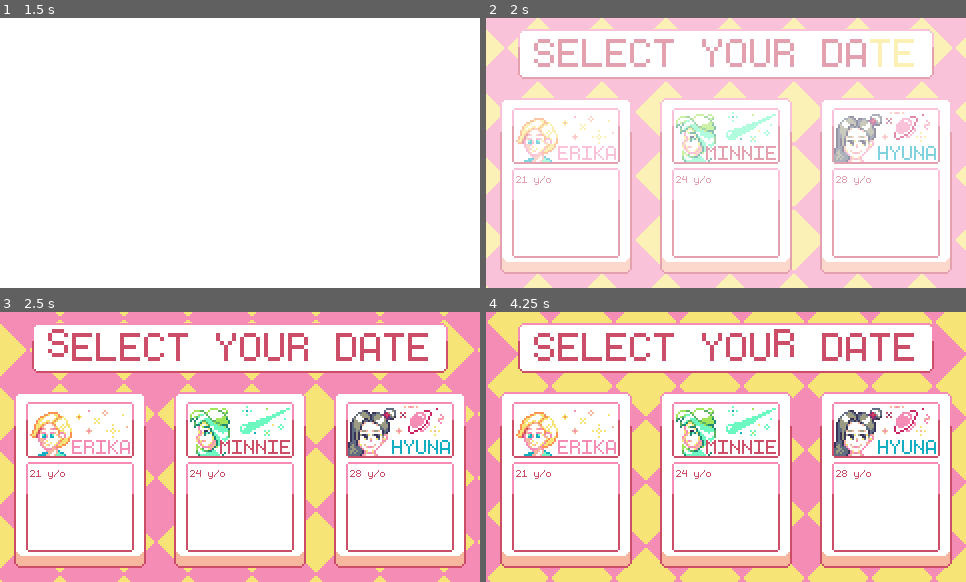
Above: before the commit, frames 1-4 (two rows, left to right).
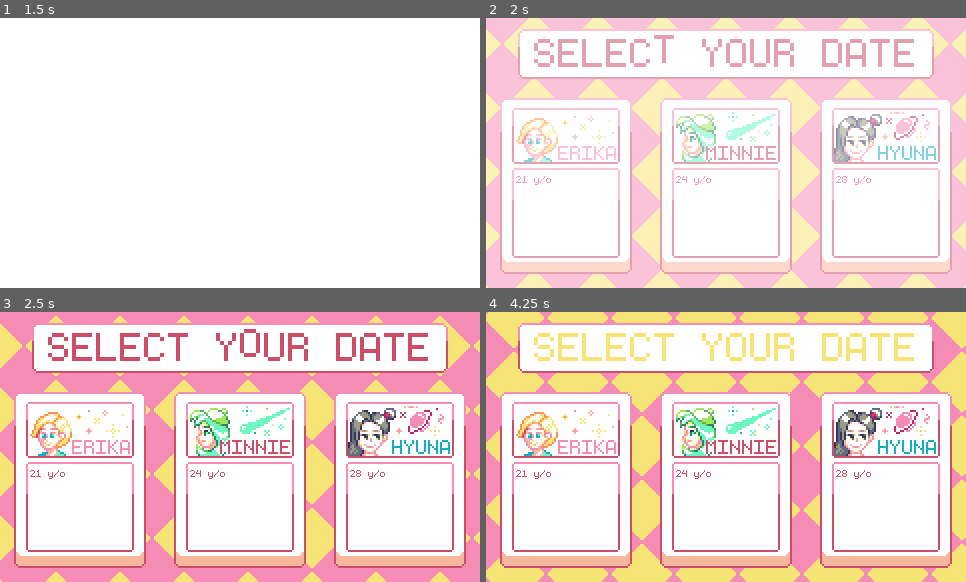
Above: after the commit, the same moments.

Repository: MaiGamesDev/PixelMate
Game: Godot game, scene res://Source/Main/StartMenu.tscn
Same seed, same stepped clock (60 frames per second), same inputs: the game is played once before the commit and once after it.
Inputs:
- Up to frame 1 (1.5 s): tap Enter (ui_accept) at 0.5, 0.77 s
- Up to frame 2 (2 s): tap Enter (ui_accept) at 1.52 s
- Up to frame 3 (2.5 s): click "21 y/o" at 2 s
- Up to frame 4 (4.25 s): click "24 y/o" at 2.75 s; click "28 y/o" at 3.5 s

Frame 1 is identical in both runs. In frame 2, 4.2% of the frame differs, in the area x 0-100%, y 0-100%; in frame 3, 4.0%; in frame 4, 6.4%.

Commit message:
texture button's "released" texture

Diff:
--- a/PM/Source/Chat/ChatRoom.tscn
+++ b/PM/Source/Chat/ChatRoom.tscn
@@ -14,6 +14,9 @@
 [ext_resource path="res://Art/Lucky/Chat Room Assets/SpeechBubble3.png" type="Texture" id=12]
 [ext_resource path="res://Art/Lucky/Chat Room Assets/SpeechBubble Opponent-export.png" type="Texture" id=13]
 [ext_resource path="res://Art/Lucky/Chat Room Assets/AffectionMeter_empty.png" type="Texture" id=14]
+[ext_resource path="res://Art/Lucky/Chat Room Assets/optionButton3.png" type="Texture" id=15]
+[ext_resource path="res://Art/Lucky/Chat Room Assets/DateButton3.png" type="Texture" id=16]
+[ext_resource path="res://Source/Main/Button.gd" type="Script" id=17]
 
 [sub_resource type="AtlasTexture" id=2]
 atlas = ExtResource( 10 )
@@ -127,7 +130,7 @@
 position = Vector2( 325, 84 )
 frames = SubResource( 12 )
 animation = "typing"
-frame = 1
+frame = 2
 playing = true
 
 [node name="GirlPortrait" type="AnimatedSprite" parent="."]
@@ -142,9 +145,11 @@
 margin_bottom = 268.0
 texture_normal = ExtResource( 4 )
 texture_pressed = ExtResource( 9 )
+script = ExtResource( 17 )
 __meta__ = {
 "_edit_use_anchors_": false
 }
+released_texture = ExtResource( 15 )
 
 [node name="AffectionMeter" type="TextureRect" parent="."]
 margin_right = 40.0
@@ -170,6 +175,8 @@
 margin_bottom = 251.0
 texture_normal = ExtResource( 3 )
 texture_pressed = ExtResource( 7 )
+script = ExtResource( 17 )
 __meta__ = {
 "_edit_use_anchors_": false
 }
+released_texture = ExtResource( 16 )
--- a/PM/Source/Main/Button.gd
+++ b/PM/Source/Main/Button.gd
@@ -1,16 +1,40 @@
 extends TextureButton
 
 export(float) var pressed_space = 10
+export(Texture) var released_texture
 var texture_origin_y = 0
+var label_origin_y = 0
 
 func _ready():
-	texture_origin_y = $Texture.rect_position.y
+	if $Texture != null:
+		texture_origin_y = $Texture.rect_position.y
+	if $Label != null:
+		label_origin_y = $Label.rect_position.y
 
 	connect("button_down",self,"_on_button_down")
 	connect("button_up",self,"_on_button_up")
 
 func _on_button_down():
-	$Texture.rect_position.y = texture_origin_y + pressed_space
+	if $Texture != null:
+		$Texture.rect_position.y = texture_origin_y + pressed_space
+	if $Label != null:
+		$Label.rect_position.y = label_origin_y + pressed_space
 
 func _on_button_up():
-	$Texture.rect_position.y = texture_origin_y
+	if released_texture != null:
+		self_modulate.a = 0
+		var texture = Sprite.new()
+		texture.texture = released_texture
+		texture.centered = false
+		texture.show_behind_parent = true
+		add_child(texture)
+
+		yield(get_tree().create_timer(0.15),"timeout")
+
+		self_modulate.a = 100
+		texture.queue_free()
+
+	if $Texture != null:
+		$Texture.rect_position.y = texture_origin_y
+	if $Label != null:
+		$Label.rect_position.y = label_origin_y
--- a/PM/Source/Main/LevelSelect.tscn
+++ b/PM/Source/Main/LevelSelect.tscn
@@ -10,6 +10,7 @@
 [ext_resource path="res://Art/Lucky/Level Select Assets/DataCard3.png" type="Texture" id=8]
 [ext_resource path="res://Source/Main/LevelSelect.gd" type="Script" id=9]
 [ext_resource path="res://Resource/Font/monogram.ttf" type="DynamicFontData" id=10]
+[ext_resource path="res://Art/Lucky/Level Select Assets/DataCard2.png" type="Texture" id=11]
 
 [sub_resource type="AtlasTexture" id=1]
 atlas = ExtResource( 4 )
@@ -178,7 +179,7 @@
 [sub_resource type="Animation" id=41]
 resource_name = "fadein"
 tracks/0/type = "value"
-tracks/0/path = NodePath("UILayer/FadeInEffect:visible")
+tracks/0/path = NodePath("FadeInEffect:visible")
 tracks/0/interp = 1
 tracks/0/loop_wrap = true
 tracks/0/imported = false
@@ -190,7 +191,7 @@
 "values": [ true ]
 }
 tracks/1/type = "value"
-tracks/1/path = NodePath("UILayer/FadeInEffect:modulate")
+tracks/1/path = NodePath("FadeInEffect:modulate")
 tracks/1/interp = 1
 tracks/1/loop_wrap = true
 tracks/1/imported = false
@@ -210,30 +211,20 @@
 
 [node name="BackGround" type="AnimatedSprite" parent="."]
 frames = SubResource( 17 )
-frame = 14
+frame = 13
 playing = true
 centered = false
 
 [node name="SelectTitle" type="AnimatedSprite" parent="."]
 position = Vector2( 240, 36 )
 frames = SubResource( 39 )
-frame = 2
+frame = 9
 playing = true
 
 [node name="AnimationPlayer" type="AnimationPlayer" parent="."]
 anims/fadein = SubResource( 41 )
 
-[node name="UILayer" type="CanvasLayer" parent="."]
-
-[node name="UI" type="Control" parent="UILayer"]
-margin_right = 40.0
-margin_bottom = 40.0
-mouse_filter = 2
-__meta__ = {
-"_edit_use_anchors_": false
-}
-
-[node name="VBoxContainer" type="VBoxContainer" parent="UILayer/UI"]
+[node name="VBoxContainer" type="VBoxContainer" parent="."]
 margin_right = 480.0
 margin_bottom = 270.0
 mouse_filter = 2
@@ -241,13 +232,13 @@
 "_edit_use_anchors_": false
 }
 
-[node name="Control" type="Control" parent="UILayer/UI/VBoxContainer"]
+[node name="Control" type="Control" parent="VBoxContainer"]
 margin_right = 480.0
 margin_bottom = 76.0
 size_flags_horizontal = 3
 size_flags_vertical = 3
 
-[node name="Button" type="HBoxContainer" parent="UILayer/UI/VBoxContainer"]
+[node name="Button" type="HBoxContainer" parent="VBoxContainer"]
 margin_top = 80.0
 margin_right = 480.0
 margin_bottom = 256.0
@@ -256,7 +247,7 @@
 "_edit_use_anchors_": false
 }
 
-[node name="Erika" type="TextureButton" parent="UILayer/UI/VBoxContainer/Button"]
+[node name="Erika" type="TextureButton" parent="VBoxContainer/Button"]
 margin_left = 14.0
 margin_right = 146.0
 margin_bottom = 176.0
@@ -266,8 +257,9 @@
 __meta__ = {
 "_edit_use_anchors_": false
 }
-
-[node name="Texture" type="TextureRect" parent="UILayer/UI/VBoxContainer/Button/Erika"]
+released_texture = ExtResource( 11 )
+
+[node name="Texture" type="TextureRect" parent="VBoxContainer/Button/Erika"]
 margin_left = 12.0
 margin_top = 10.0
 margin_right = 120.0
@@ -277,7 +269,7 @@
 "_edit_use_anchors_": false
 }
 
-[node name="Label" type="Label" parent="UILayer/UI/VBoxContainer/Button/Erika"]
+[node name="Label" type="Label" parent="VBoxContainer/Button/Erika"]
 margin_left = 16.0
 margin_top = 74.0
 margin_right = 116.0
@@ -289,13 +281,13 @@
 "_edit_use_anchors_": false
 }
 
-[node name="Control" type="Control" parent="UILayer/UI/VBoxContainer/Button"]
+[node name="Control" type="Control" parent="VBoxContainer/Button"]
 margin_left = 150.0
 margin_right = 170.0
 margin_bottom = 176.0
 rect_min_size = Vector2( 20, 0 )
 
-[node name="Minnie" type="TextureButton" parent="UILayer/UI/VBoxContainer/Button"]
+[node name="Minnie" type="TextureButton" parent="VBoxContainer/Button"]
 margin_left = 174.0
 margin_right = 306.0
 margin_bottom = 176.0
@@ -305,8 +297,9 @@
 __meta__ = {
 "_edit_use_anchors_": false
 }
-
-[node name="Texture" type="TextureRect" parent="UILayer/UI/VBoxContainer/Button/Minnie"]
+released_texture = ExtResource( 11 )
+
+[node name="Texture" type="TextureRect" parent="VBoxContainer/Button/Minnie"]
 margin_left = 12.0
 margin_top = 10.0
 margin_right = 120.0
@@ -316,7 +309,7 @@
 "_edit_use_anchors_": false
 }
 
-[node name="Label" type="Label" parent="UILayer/UI/VBoxContainer/Button/Minnie"]
+[node name="Label" type="Label" parent="VBoxContainer/Button/Minnie"]
 margin_left = 16.0
 margin_top = 74.0
 margin_right = 116.0
@@ -328,13 +321,13 @@
 "_edit_use_anchors_": false
 }
 
-[node name="Control2" type="Control" parent="UILayer/UI/VBoxContainer/Button"]
+[node name="Control2" type="Control" parent="VBoxContainer/Button"]
 margin_left = 310.0
 margin_right = 330.0
 margin_bottom = 176.0
 rect_min_size = Vector2( 20, 0 )
 
-[node name="Hyuna" type="TextureButton" parent="UILayer/UI/VBoxContainer/Button"]
+[node name="Hyuna" type="TextureButton" parent="VBoxContainer/Button"]
 margin_left = 334.0
 margin_right = 466.0
 margin_bottom = 176.0
@@ -344,8 +337,9 @@
 __meta__ = {
 "_edit_use_anchors_": false
 }
-
-[node name="Texture" type="TextureRect" parent="UILayer/UI/VBoxContainer/Button/Hyuna"]
+released_texture = ExtResource( 11 )
+
+[node name="Texture" type="TextureRect" parent="VBoxContainer/Button/Hyuna"]
 margin_left = 12.0
 margin_top = 10.0
 margin_right = 120.0
@@ -355,7 +349,7 @@
 "_edit_use_anchors_": false
 }
 
-[node name="Label" type="Label" parent="UILayer/UI/VBoxContainer/Button/Hyuna"]
+[node name="Label" type="Label" parent="VBoxContainer/Button/Hyuna"]
 margin_left = 16.0
 margin_top = 74.0
 margin_right = 116.0
@@ -367,13 +361,14 @@
 "_edit_use_anchors_": false
 }
 
-[node name="Control2" type="Control" parent="UILayer/UI/VBoxContainer"]
+[node name="Control2" type="Control" parent="VBoxContainer"]
 margin_top = 260.0
 margin_right = 480.0
 margin_bottom = 270.0
 rect_min_size = Vector2( 0, 10 )
 
-[node name="FadeInEffect" type="ColorRect" parent="UILayer"]
+[node name="FadeInEffect" type="ColorRect" parent="."]
+visible = false
 margin_right = 480.0
 margin_bottom = 270.0
 mouse_filter = 2
@@ -381,6 +376,6 @@
 "_edit_use_anchors_": false
 }
 
-[connection signal="pressed" from="UILayer/UI/VBoxContainer/Button/Erika" to="." method="_on_Erika_pressed"]
-[connection signal="pressed" from="UILayer/UI/VBoxContainer/Button/Minnie" to="." method="_on_Minnie_pressed"]
-[connection signal="pressed" from="UILayer/UI/VBoxContainer/Button/Hyuna" to="." method="_on_Hyuna_pressed"]
+[connection signal="pressed" from="VBoxContainer/Button/Erika" to="." method="_on_Erika_pressed"]
+[connection signal="pressed" from="VBoxContainer/Button/Minnie" to="." method="_on_Minnie_pressed"]
+[connection signal="pressed" from="VBoxContainer/Button/Hyuna" to="." method="_on_Hyuna_pressed"]
--- a/PM/Source/Main/MainMenu.tscn
+++ b/PM/Source/Main/MainMenu.tscn
@@ -1,10 +1,14 @@
-[gd_scene load_steps=8 format=2]
+[gd_scene load_steps=12 format=2]
 
 [ext_resource path="res://Source/Main/MainMenu.gd" type="Script" id=1]
 [ext_resource path="res://Art/setting.png" type="Texture" id=2]
 [ext_resource path="res://Art/start.png" type="Texture" id=3]
 [ext_resource path="res://Art/about.png" type="Texture" id=4]
 [ext_resource path="res://Resource/Font/monogram.ttf" type="DynamicFontData" id=5]
+[ext_resource path="res://Art/Lucky/Home Scene Assets/PixelMate Button-export.png" type="Texture" id=6]
+[ext_resource path="res://Art/Lucky/Home Scene Assets/Home Scene Background.png" type="Texture" id=7]
+[ext_resource path="res://Art/Lucky/Home Scene Assets/Click Icon Text 2x-export.png" type="Texture" id=8]
+[ext_resource path="res://Art/Lucky/Home Scene Assets/Setting Button-export.png" type="Texture" id=9]
 
 [sub_resource type="DynamicFont" id=1]
 size = 64
@@ -17,23 +21,30 @@
 [node name="MainMenu" type="Node"]
 script = ExtResource( 1 )
 
-[node name="UI" type="CanvasLayer" parent="."]
+[node name="ClickIconText2x-export" type="Sprite" parent="."]
+position = Vector2( 116, -42 )
+texture = ExtResource( 8 )
 
-[node name="UI" type="Control" parent="UI"]
-margin_right = 40.0
-margin_bottom = 40.0
-__meta__ = {
-"_edit_use_anchors_": false
-}
+[node name="HomeSceneBackground" type="Sprite" parent="."]
+texture = ExtResource( 7 )
+centered = false
 
-[node name="VBoxContainer" type="VBoxContainer" parent="UI/UI"]
+[node name="PixelMateButton-export" type="Sprite" parent="."]
+position = Vector2( -76, 211 )
+texture = ExtResource( 6 )
+
+[node name="SettingButton-export" type="Sprite" parent="."]
+position = Vector2( 78, 373 )
+texture = ExtResource( 9 )
+
+[node name="VBoxContainer" type="VBoxContainer" parent="."]
 margin_right = 480.0
 margin_bottom = 270.0
 __meta__ = {
 "_edit_use_anchors_": false
 }
 
-[node name="Title" type="CenterContainer" parent="UI/UI/VBoxContainer"]
+[node name="Title" type="CenterContainer" parent="VBoxContainer"]
 margin_right = 480.0
 margin_bottom = 118.0
 size_flags_vertical = 3
@@ -41,7 +52,7 @@
 "_edit_use_anchors_": false
 }
 
-[node name="Label" type="Label" parent="UI/UI/VBoxContainer/Title"]
+[node name="Label" type="Label" parent="VBoxContainer/Title"]
 margin_left = 120.0
 margin_top = 33.0
 margin_right = 360.0
@@ -52,13 +63,13 @@
 "_edit_use_anchors_": false
 }
 
-[node name="Control" type="Control" parent="UI/UI/VBoxContainer"]
+[node name="Control" type="Control" parent="VBoxContainer"]
 margin_top = 122.0
 margin_right = 480.0
 margin_bottom = 172.0
 rect_min_size = Vector2( 0, 50 )
 
-[node name="HBoxContainer" type="HBoxContainer" parent="UI/UI/VBoxContainer"]
+[node name="HBoxContainer" type="HBoxContainer" parent="VBoxContainer"]
 margin_top = 176.0
 margin_right = 480.0
 margin_bottom = 256.0
@@ -69,13 +80,13 @@
 "_edit_use_anchors_": false
 }
 
-[node name="About" type="TextureButton" parent="UI/UI/VBoxContainer/HBoxContainer"]
+[node name="About" type="TextureButton" parent="VBoxContainer/HBoxContainer"]
 margin_left = 102.0
 margin_right = 182.0
 margin_bottom = 80.0
 texture_normal = ExtResource( 4 )
 
-[node name="Label3" type="Label" parent="UI/UI/VBoxContainer/HBoxContainer/About"]
+[node name="Label3" type="Label" parent="VBoxContainer/HBoxContainer/About"]
 margin_left = 8.0
 margin_top = -31.0
 margin_right = 68.0
@@ -87,19 +98,19 @@
 "_edit_use_anchors_": false
 }
 
-[node name="Control2" type="Control" parent="UI/UI/VBoxContainer/HBoxContainer"]
+[node name="Control2" type="Control" parent="VBoxContainer/HBoxContainer"]
 margin_left = 186.0
 margin_right = 196.0
 margin_bottom = 80.0
 rect_min_size = Vector2( 10, 0 )
 
-[node name="Start" type="TextureButton" parent="UI/UI/VBoxContainer/HBoxContainer"]
+[node name="Start" type="TextureButton" parent="VBoxContainer/HBoxContainer"]
 margin_left = 200.0
 margin_right = 280.0
 margin_bottom = 80.0
 texture_normal = ExtResource( 3 )
 
-[node name="Label2" type="Label" parent="UI/UI/VBoxContainer/HBoxContainer/Start"]
+[node name="Label2" type="Label" parent="VBoxContainer/HBoxContainer/Start"]
 margin_left = 12.0
 margin_top = -31.0
 margin_right = 72.0
@@ -111,19 +122,19 @@
 "_edit_use_anchors_": false
 }
 
-[node name="Control3" type="Control" parent="UI/UI/VBoxContainer/HBoxContainer"]
+[node name="Control3" type="Control" parent="VBoxContainer/HBoxContainer"]
 margin_left = 284.0
 margin_right = 294.0
 margin_bottom = 80.0
 rect_min_size = Vector2( 10, 0 )
 
-[node name="Setting" type="TextureButton" parent="UI/UI/VBoxContainer/HBoxContainer"]
+[node name="Setting" type="TextureButton" parent="VBoxContainer/HBoxContainer"]
 margin_left = 298.0
 margin_right = 378.0
 margin_bottom = 80.0
 texture_normal = ExtResource( 2 )
 
-[node name="Label" type="Label" parent="UI/UI/VBoxContainer/HBoxContainer/Setting"]
+[node name="Label" type="Label" parent="VBoxContainer/HBoxContainer/Setting"]
 margin_top = -31.0
 margin_right = 84.0
 margin_bottom = -5.0
@@ -134,20 +145,12 @@
 "_edit_use_anchors_": false
 }
 
-[node name="Control2" type="Control" parent="UI/UI/VBoxContainer"]
+[node name="Control2" type="Control" parent="VBoxContainer"]
 margin_top = 260.0
 margin_right = 480.0
 margin_bottom = 270.0
 rect_min_size = Vector2( 0, 10 )
 
-[node name="ColorRect" type="ColorRect" parent="."]
-margin_right = 480.0
-margin_bottom = 270.0
-color = Color( 0.768627, 0.690196, 0.941176, 1 )
-__meta__ = {
-"_edit_use_anchors_": false
-}
-
-[connection signal="pressed" from="UI/UI/VBoxContainer/HBoxContainer/About" to="." method="_on_About_pressed"]
-[connection signal="pressed" from="UI/UI/VBoxContainer/HBoxContainer/Start" to="." method="_on_Start_pressed"]
-[connection signal="pressed" from="UI/UI/VBoxContainer/HBoxContainer/Setting" to="." method="_on_Setting_pressed"]
+[connection signal="pressed" from="VBoxContainer/HBoxContainer/About" to="." method="_on_About_pressed"]
+[connection signal="pressed" from="VBoxContainer/HBoxContainer/Start" to="." method="_on_Start_pressed"]
+[connection signal="pressed" from="VBoxContainer/HBoxContainer/Setting" to="." method="_on_Setting_pressed"]
Not shown, added: PM/Art/Lucky/Home Scene Assets/Click Icon Text 2x-export.png.import
Not shown, added: PM/Art/Lucky/Home Scene Assets/Home Scene Background.png.import
Not shown, added: PM/Art/Lucky/Home Scene Assets/PixelMate Button-export.png.import
Not shown, added: PM/Art/Lucky/Home Scene Assets/Setting Button-export.png.import
Not shown: 1 places in PM/Source/Chat/ChatRoom.tscn that only renumber resources
Not shown: 1 places in PM/Source/Main/LevelSelect.tscn that only renumber resources
